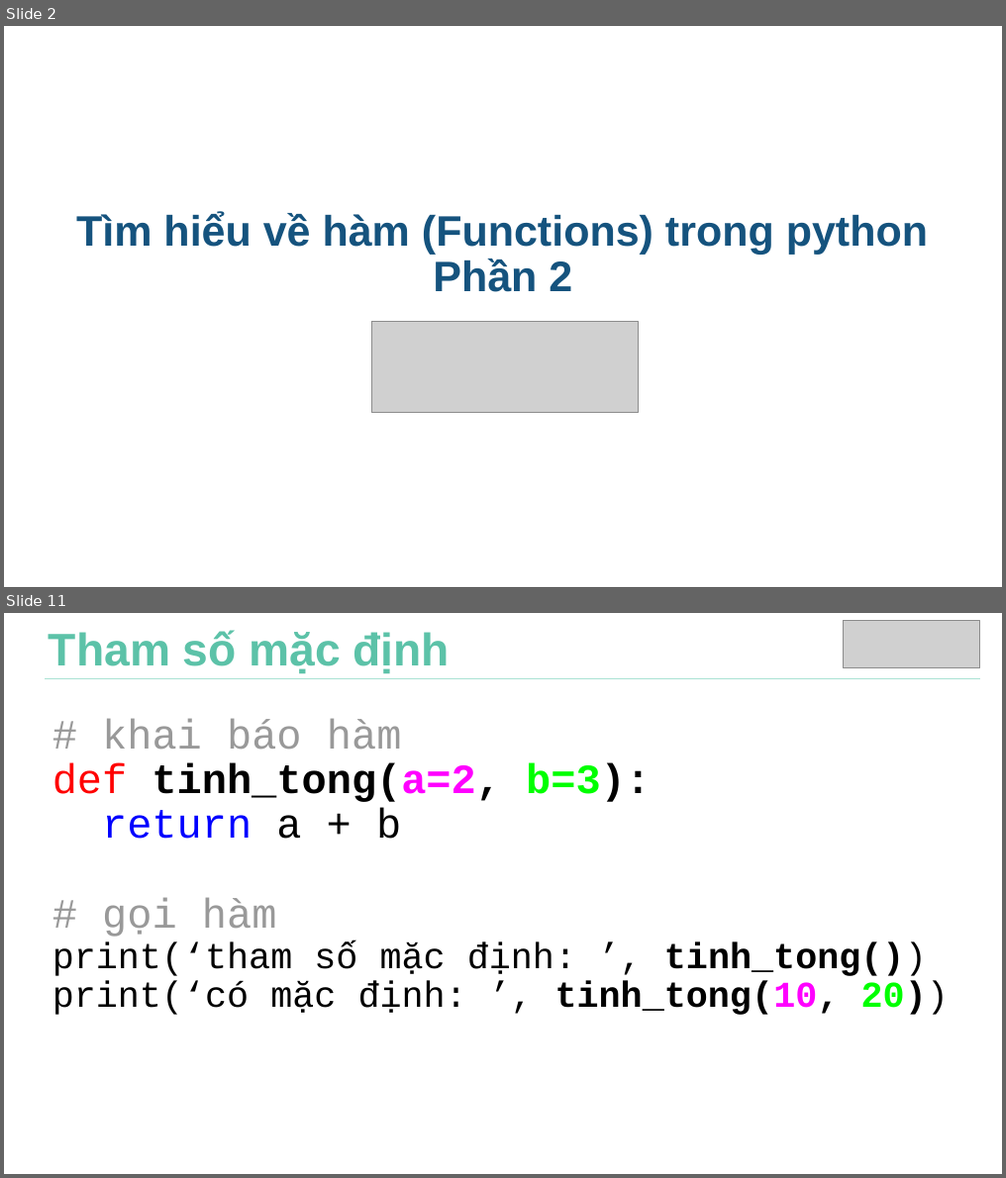
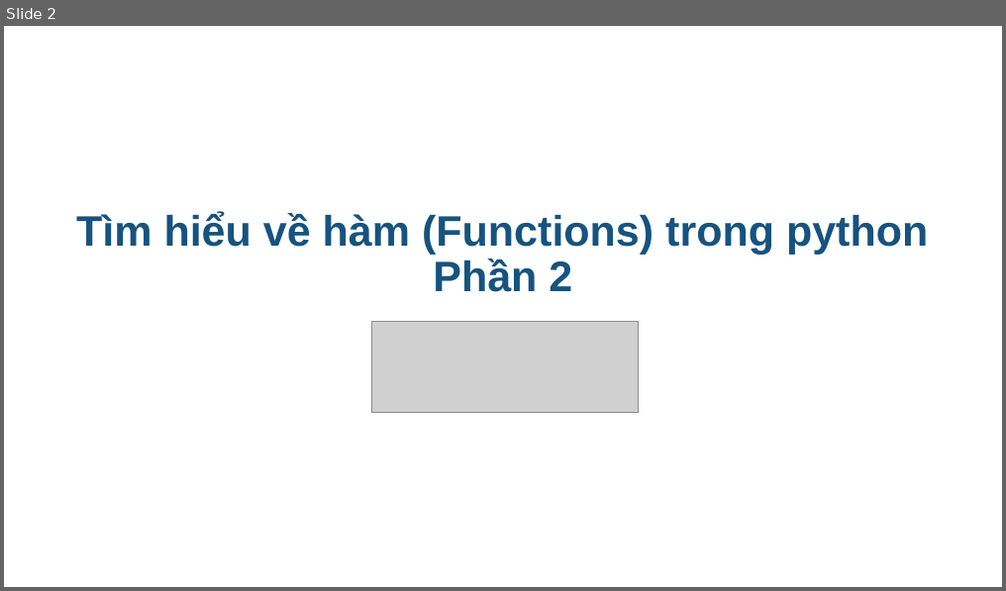
Before and after one commit to thaycacac/kids-dev, a slide deck: lv2/chapter2/chapter2.pptx. Shown one above the other, each under a label of ours: slides 2 and 11 before the commit, slide 2 after it; the slides between them are not shown. The pictures are 1006x1178 and 1006x591 pixels, drawn with LibreOffice and Linux fonts; fonts in the diff are those of the drawing; grey boxes stand for pictures; background and template pictures are left out. Boxes give left, top, right and bottom in pixels: in the first picture for what was removed or moved away, otherwise in the second. Text is boxed around its words. In the diff, an @@ line names an element or a change of style, - is before the commit and + after.

```diff
--- a/lv2/chapter2/chapter2.pptx
+++ b/lv2/chapter2/chapter2.pptx
@@ slide 11 removed at <box>4,613,1002,1174</box>, background picture (left out) @@
@@ title removed at <box>49,630,450,674</box> @@
-Tham số mặc định
@@ picture removed at <box>844,621,980,667</box> @@
@@ line removed from (980, 679) to (45, 679) @@
@@ text removed at <box>53,718,948,1015</box> @@
-# khai báo hàm
-def tinh_tong(a=2, b=3):
-return a + b
-# gọi hàm
-print(‘tham số mặc định: ’, tinh_tong())
-print(‘có mặc định: ’, tinh_tong(10, 20))
```
Also in this commit, not shown: 3 other slides changed, 3 slides added, 21 other slides removed, 6 other files.
